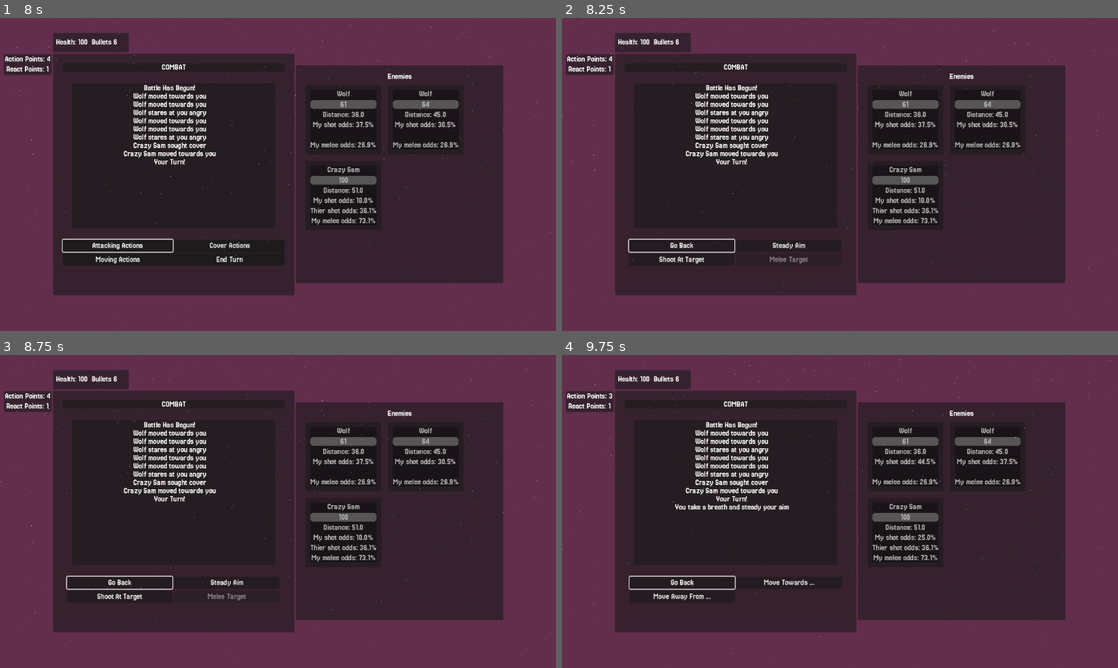
Above: before the commit, frames 1-4 (two rows, left to right).
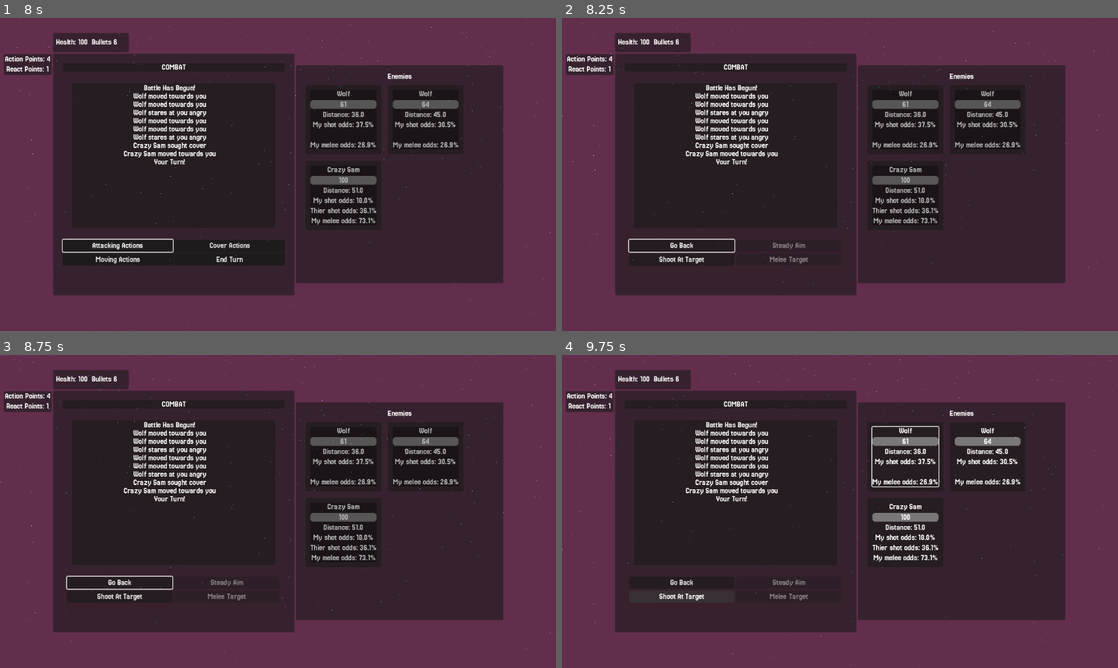
Above: after the commit, the same moments.

Repository: Mightysmallfry/BonesAndBullets
Game: Godot game, scene res://Combat/Arena.tscn
Same seed, same stepped clock (60 frames per second), same inputs: the game is played once before the commit and once after it. This scene is started directly instead of the project's main scene.
Inputs (mouse positions are in pixels of both pictures, inside the frame that each line leads up to):
- Up to frame 1 (8 s): click (428, 118) at 0.52 s; click (428, 118) at 1.27 s; click (428, 118) at 2.02 s; tap Enter at 2.75, 4.25 s; move the mouse to (400, 158) at 2.77 s; click (400, 158) at 2.92 s; tap Space at 3.5 s; move the mouse to (166, 190) at 3.52 s; click (166, 190) at 3.67 s; move the mouse to (333, 105) at 4.27 s; click (333, 105) at 4.42 s; move the mouse to (250, 237) at 5.02 s; click (250, 237) at 5.17 s; move the mouse to (444, 221) at 5.77 s; click (444, 221) at 5.92 s; move the mouse to (111, 127) at 6.52 s; click (111, 127) at 6.67 s; move the mouse to (305, 174) at 7.27 s; click (305, 174) at 7.42 s
- Up to frame 2 (8.25 s): click "Attacking Actions" at 8 s
- Up to frame 3 (8.75 s): no input
- Up to frame 4 (9.75 s): click "Cover Actions" at 8.75 s; click "Moving Actions" at 9.5 s

Frame 1 is identical in both runs. In frame 2, less than 0.1% of the frame differs, in the area x 37-44%, y 71-74%; in frame 3, less than 0.1%; in frame 4, 3.1%, in the area x 8-83%, y 12-79%.

Commit message:
More Combat Fixes

Diff:
--- a/Combat/Arena.tscn
+++ b/Combat/Arena.tscn
@@ -361,7 +361,7 @@
 focus_neighbor_top = NodePath("../GoBack")
 focus_next = NodePath("../GoBack")
 focus_previous = NodePath("../Cover")
-text = "Hit the Deck"
+text = "Hit the Deck (cover 20)"
 
 [node name="CoverActions2" type="PanelContainer" parent="."]
 visible = false
--- a/Combat/Scripts/Arena.gd
+++ b/Combat/Scripts/Arena.gd
@@ -289,6 +289,7 @@
 		"MoveTo":
 			player.action_points -= 1
 			player.cover = 0
+			player.improve_acuracy = 0
 			if value1 == -1:
 				_move_towards_all()
 				_update_all_enemy_selectors()
@@ -298,6 +299,7 @@
 		"MoveAway":
 			player.action_points -= 1
 			player.cover = 0
+			player.improve_acuracy = 0
 			if value1 == -1:
 				_move_away_all()
 				_update_all_enemy_selectors()
--- a/Combat/button_hell.gd
+++ b/Combat/button_hell.gd
@@ -6,6 +6,7 @@
 var _selectors_selectable:bool = false
 var _main_selectable:bool = true
 var _action_root = true
+var action_tree:int = 0
 
 @onready var selectorGrid:GridContainer = $"../PanelContainer2/MarginContainer/VBoxContainer/ScrollContainer/GridContainer"
 
@@ -109,6 +110,11 @@
 	else:
 		$"../AttackActions/MarginContainer/GridContainer/Aim".disabled = false
 		$"../AttackActions/MarginContainer/GridContainer/Shoot".disabled = false
+
+	if $"..".player.improve_acuracy > 0:
+		$"../AttackActions/MarginContainer/GridContainer/Aim".disabled = false
+	else:
+		$"../AttackActions/MarginContainer/GridContainer/Aim".disabled = true
 
 	var _possible_melee:bool = false
 	for i in $"..".thisCombatEvent.enemies:
